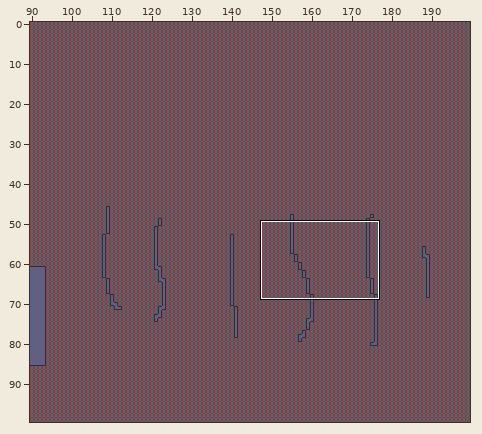
Tiled map, stored at Game/assets/Maps/test.tmx. Above, an overview of the earlier version with the close-up marked.
Close-up. Earlier state:
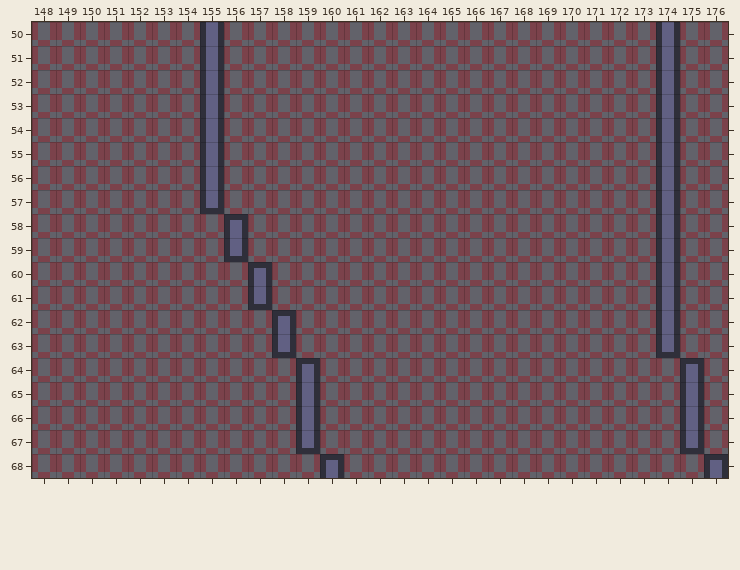
Cells are 4x4 px. Shown: x 148..176, y 50..68. The commit also changed other parts of the map, which this record leaves out.
The result:
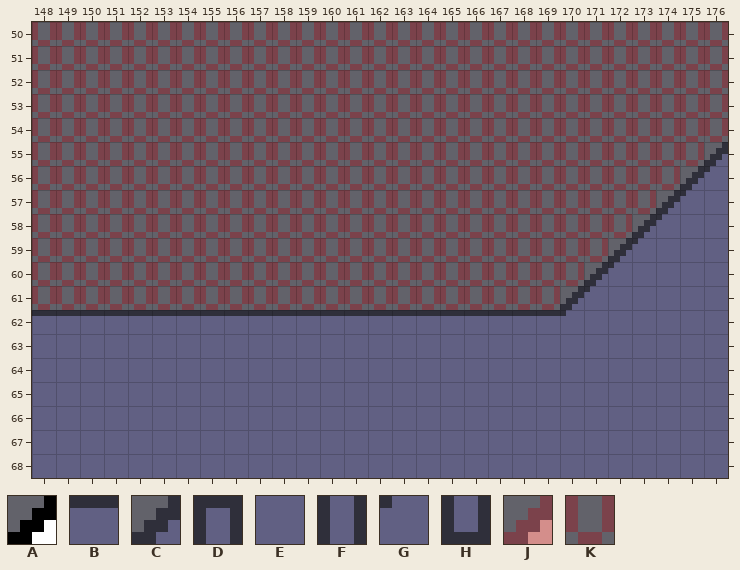
Key: from "coll": A 4; from "ground": B 2, C 4, D 8, E 10, F 16, G 20, H 24; from "set": J 1, K 8.
_ is an empty cell, # one hidden under a higher layer.
Tiles replaced or removed in this view: D, F, H, K.
Changes in this commit:
Changed rows in their new state; . is an unchanged cell.
Layer "set":
first column x 148:
50 .......K..................K..
51 .......K..................K..
52 .......K..................K..
53 .......K..................K..
54 .......K..................K..
55 .......K..................K.J
56 .......K..................KJ#
57 .......K..................J##
58 ........K................J.##
59 ........K...............J#.##
60 .........K.............J##.##
61 .........K............J###.##
62 ##########.###############.##
63 ##########.###############.##
64 ###########.###############.#
65 ###########.###############.#
66 ###########.###############.#
67 ###########.###############.#
68 ############.###############.
Layer "collision":
first column x 155:
50 _.................._..
51 _.................._..
52 _.................._..
53 _.................._..
54 _.................._..
55 _.................._.A
56 _.................._A.
57 _..................A..
58 ._................A...
59 ._...............A....
60 .._.............A.....
61 .._............A......
Layer "ground":
first column x 148:
50 ......._.................._..
51 ......._.................._..
52 ......._.................._..
53 ......._.................._..
54 ......._.................._..
55 ......._.................._.C
56 ......._.................._CG
57 ......._..................CGE
58 ........_................CGEE
59 ........_...............CGEEE
60 ........._.............CGEEEE
61 ........._............CGEEEEE
62 BBBBBBBBBBBBBBBBBBBBBBGEEEEEE
63 EEEEEEEEEEEEEEEEEEEEEEEEEEEEE
64 EEEEEEEEEEEEEEEEEEEEEEEEEEEEE
65 EEEEEEEEEEEEEEEEEEEEEEEEEEEEE
66 EEEEEEEEEEEEEEEEEEEEEEEEEEEEE
67 EEEEEEEEEEEEEEEEEEEEEEEEEEEEE
68 EEEEEEEEEEEEEEEEEEEEEEEEEEEEE
Boxes around the changes in both close-ups, in picture pixels (x1, y1, x2, y2):
changed: (32, 22, 728, 478)
